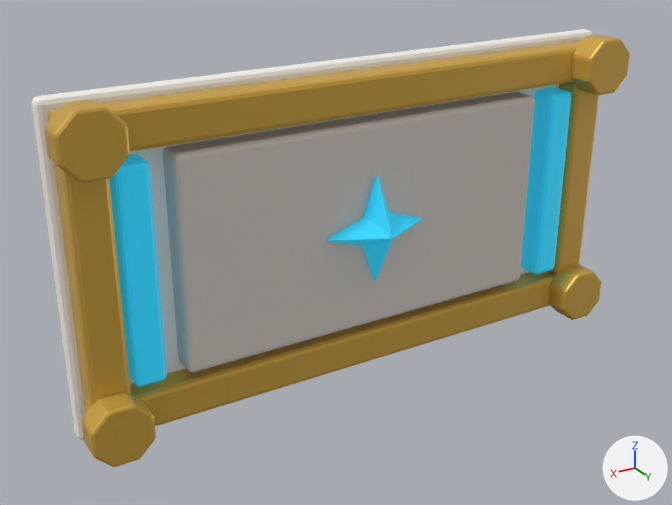
Before and after pictures for a commit that changed the glTF model assets/models/board_push_1.glb.
The view is the same before and after, from a 50 mm lens placed at (0.777, 1.248, 1.06), pointed at (0.058, 0.05, 0.461). Every picture has the same lights, and +X, +Y and +Z are marked at lower right. The picture after the commit comes second. Where no turn or scale is listed for an object, it has been applied to the vertices. Vertices at exactly the same position are counted once.

In view in the first picture: 'Back', 'Bar0', 'Bar1', 'Bolt0', 'Bolt1', 'Bolt2', 'Bolt3', 'FrameB', 'FrameL', 'FrameR', 'FrameT', 'Gem', 'Panel'.
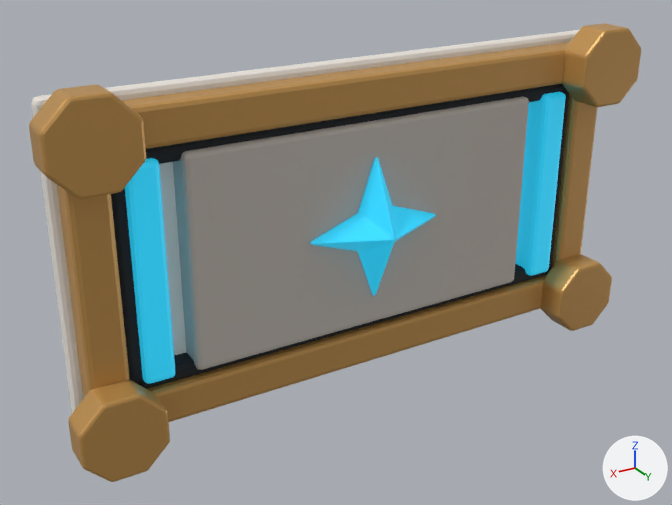
Boxes (x1, y1, x2, y2) around the edits, measured in the pictures (672 x 505 px):
'Panel', recoloured, rescaled: before (163, 92, 535, 372); after (173, 96, 529, 370)
'FrameT', recoloured: (122, 42, 570, 149) in both
'Back', recoloured: (31, 30, 579, 413) in both
'FrameB', recoloured: (148, 275, 546, 422) in both
'FrameR', recoloured: (57, 185, 130, 396) in both
'Bar1', recoloured, moved: before (109, 154, 167, 386); after (125, 158, 175, 384)
'Bolt0', recoloured, reshaped (37% wider, 35% taller): before (45, 99, 130, 183); after (29, 85, 146, 199)
'Bolt2', recoloured, reshaped (37% wider, 37% taller): before (82, 392, 156, 467); after (68, 379, 170, 482)
'Bar0', recoloured, moved: before (521, 87, 571, 274); after (515, 92, 566, 276)
'Bolt1', recoloured, reshaped (33% wider, 39% taller): before (571, 35, 630, 95); after (562, 23, 641, 107)
'FrameL', recoloured: (555, 96, 597, 263) in both
'Gem', recoloured, reshaped (32% wider, 32% taller): before (327, 175, 422, 280); after (310, 157, 436, 296)
'Bolt3', recoloured, reshaped (33% wider, 37% taller): before (548, 264, 602, 320); after (540, 254, 612, 331)
'GrooveT', added: after (146, 84, 569, 164)
'GrooveR', added (black): after (111, 187, 143, 386)
'GrooveB', added (mostly hidden): after (135, 264, 552, 389)
'GrooveL', added: after (547, 89, 569, 274)

Edits to the bpy script that builds the scene:
```text
Change mat_board_stone:
    mat_board_stone.base_color: (0.933, 0.911, 0.848) -> (0.828, 0.787, 0.729)  # white #f7f5ed -> white #ebe5de
Change mat_board_accent:
    mat_board_accent.emission_color: (0.00659, 0.171, 0.261) -> (0.00989, 0.257, 0.391)  # cyan #13738c -> cyan #198ba8
Change mat_board_gold:
    mat_board_gold.base_color: (0.692, 0.42, 0.0637) -> (0.587, 0.319, 0.089)  # orange #d9ad47 -> orange #c99954
Change mat_board_plate:
    mat_board_plate.base_color: (0.683, 0.63, 0.572) -> (0.523, 0.48, 0.434)  # light grey #d7d0c7 -> light grey #bfb8b0
Change me_bar0:
    remove me_bar0.from_pydata(...)  # 56 vertices, 108 faces; spans x -0.416..-0.366, y 0.016..0.073, z 0.327..0.673
    add me_bar0.from_pydata(...)  # 56 vertices, 108 faces; spans x -0.402..-0.352, y 0.016..0.073, z 0.327..0.673
    me_bar0 part 1: the whole mesh is moved by (0.014, 0.0, 0.0)
Change me_bar1:
    remove me_bar1.from_pydata(...)  # 56 vertices, 108 faces; spans x 0.366..0.416, y 0.016..0.073, z 0.327..0.673
    add me_bar1.from_pydata(...)  # 56 vertices, 108 faces; spans x 0.352..0.402, y 0.016..0.073, z 0.327..0.673
    me_bar1 part 2: the whole mesh is moved by (-0.014, 0.0, 0.0)
Change me_bolt0:
    remove me_bolt0.from_pydata(...)  # 112 vertices, 220 faces; spans x 0.406..0.502, y 0.065..0.115, z 0.671..0.767
    add me_bolt0.from_pydata(...)  # 112 vertices, 220 faces; spans x 0.3875..0.5205, y 0.065..0.123, z 0.6525..0.7855
    me_bolt0 part 3: 112 of 112 vertices moved; they spanned x 0.406..0.502, y 0.065..0.115, z 0.671..0.767 and now span x 0.3875..0.5205, y 0.065..0.123, z 0.6525..0.7855; mean shift (0.0, 0.004, 0.0)
Change me_bolt1:
    remove me_bolt1.from_pydata(...)  # 112 vertices, 220 faces; spans x -0.502..-0.406, y 0.065..0.115, z 0.671..0.767
    add me_bolt1.from_pydata(...)  # 112 vertices, 220 faces; spans x -0.5205..-0.3875, y 0.065..0.123, z 0.6525..0.7855
    me_bolt1 part 4: 112 of 112 vertices moved; they spanned x -0.502..-0.406, y 0.065..0.115, z 0.671..0.767 and now span x -0.5205..-0.3875, y 0.065..0.123, z 0.6525..0.7855; mean shift (0.0, 0.004, 0.0)
Change me_bolt2:
    remove me_bolt2.from_pydata(...)  # 112 vertices, 220 faces; spans x 0.406..0.502, y 0.065..0.115, z 0.233..0.329
    add me_bolt2.from_pydata(...)  # 112 vertices, 220 faces; spans x 0.3875..0.5205, y 0.065..0.123, z 0.2145..0.3475
    me_bolt2 part 5: 112 of 112 vertices moved; they spanned x 0.406..0.502, y 0.065..0.115, z 0.233..0.329 and now span x 0.3875..0.5205, y 0.065..0.123, z 0.2145..0.3475; mean shift (0.0, 0.004, 0.0)
Change me_bolt3:
    remove me_bolt3.from_pydata(...)  # 112 vertices, 220 faces; spans x -0.502..-0.406, y 0.065..0.115, z 0.233..0.329
    add me_bolt3.from_pydata(...)  # 112 vertices, 220 faces; spans x -0.5205..-0.3875, y 0.065..0.123, z 0.2145..0.3475
    me_bolt3 part 6: 112 of 112 vertices moved; they spanned x -0.502..-0.406, y 0.065..0.115, z 0.233..0.329 and now span x -0.5205..-0.3875, y 0.065..0.123, z 0.2145..0.3475; mean shift (0.0, 0.004, 0.0)
Change me_gem:
    remove me_gem.from_pydata(...)  # 90 vertices, 176 faces; spans x -0.092..0.092, y 0.054..0.125, z 0.408..0.592
    add me_gem.from_pydata(...)  # 90 vertices, 176 faces; spans x -0.121..0.121, y 0.048..0.131, z 0.379..0.621
    me_gem part 7: 90 of 90 vertices moved; they spanned x -0.092..0.092, y 0.054..0.125, z 0.408..0.592 and now span x -0.121..0.121, y 0.048..0.131, z 0.379..0.621; mean shift (0.0, -0.001, 0.0)
Change me_panel:
    remove me_panel.from_pydata(...)  # 56 vertices, 108 faces; spans x -0.332..0.332, y 0.016..0.072, z 0.325..0.675
    add me_panel.from_pydata(...)  # 56 vertices, 108 faces; spans x -0.318..0.318, y 0.016..0.072, z 0.325..0.675
    me_panel part 8: the whole mesh is scaled about its middle by (0.957, 1, 1)
Add ob_groovet:
    ob_groovet = bpy.data.objects.new('GrooveT', me_groovet)  # 56 vertices, 108 faces; spans x -0.423..0.423, y 0.0..0.06, z 0.66..0.688; in mat_board_recess (black #131b21)
    ob_groovet.location = (0.0, 0.0, 0.0)
Add ob_groover:
    ob_groover = bpy.data.objects.new('GrooveR', me_groover)  # 56 vertices, 108 faces; spans x 0.395..0.423, y 0.0..0.06, z 0.312..0.688; in mat_board_recess (black #131b21)
    ob_groover.location = (0.0, 0.0, 0.0)
Add ob_groovel:
    ob_groovel = bpy.data.objects.new('GrooveL', me_groovel)  # 56 vertices, 108 faces; spans x -0.423..-0.395, y 0.0..0.06, z 0.312..0.688; in mat_board_recess (black #131b21)
    ob_groovel.location = (0.0, 0.0, 0.0)
Add ob_grooveb:
    ob_grooveb = bpy.data.objects.new('GrooveB', me_grooveb)  # 56 vertices, 108 faces; spans x -0.423..0.423, y 0.0..0.06, z 0.312..0.34; in mat_board_recess (black #131b21)
    ob_grooveb.location = (0.0, 0.0, 0.0)
```
